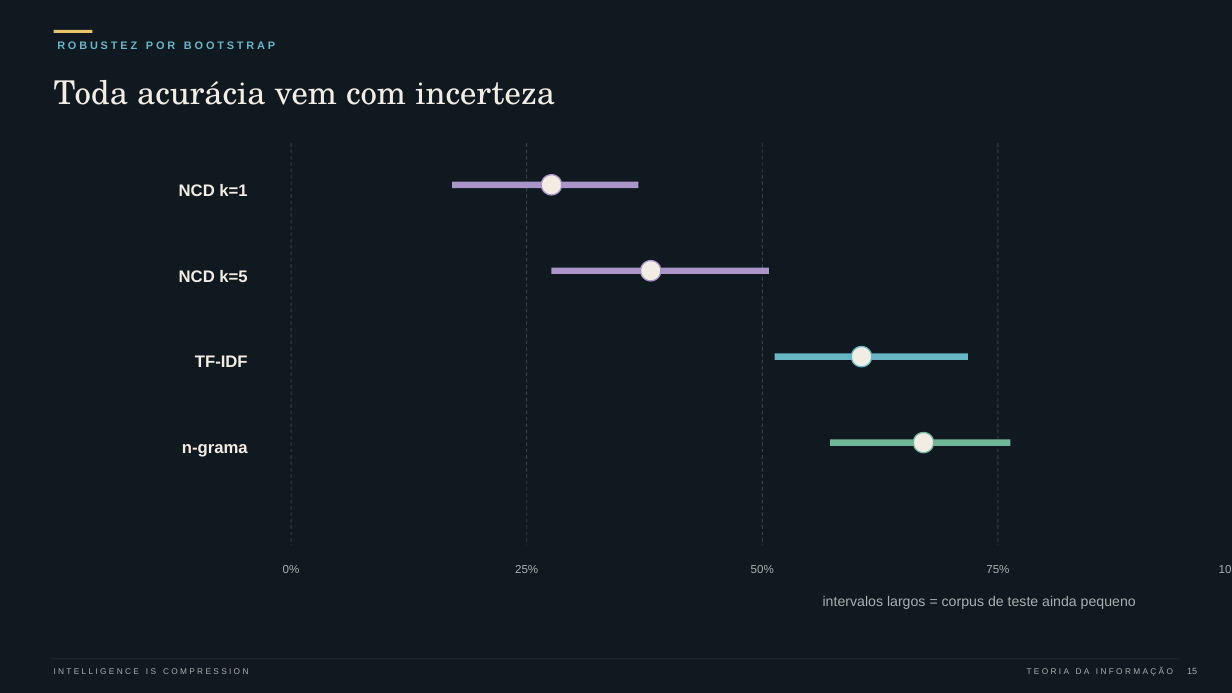
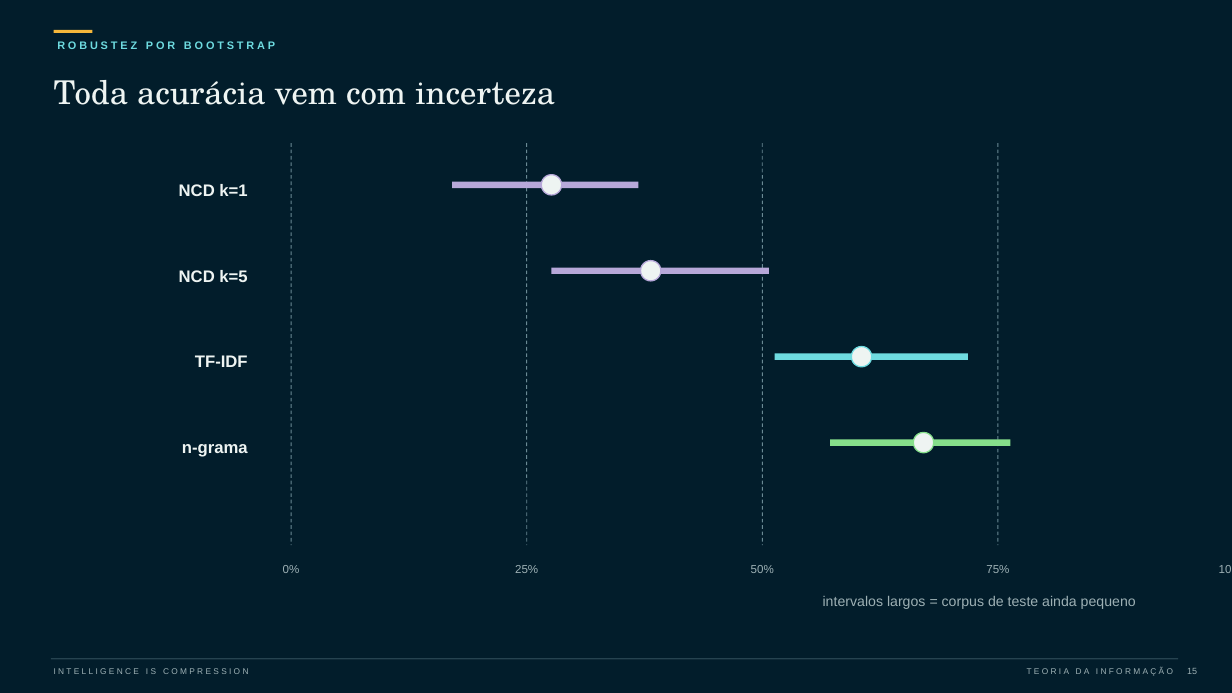
Before and after one commit to QueirozzMath/intelligence-is-compression, a slide deck: slide 15 of deliverables/intelligence_is_compression_20min.pptx. Drawn at 1232x693 pixels with LibreOffice and Linux fonts; fonts in the diff are those of the drawing. Boxes give left, top, right and bottom in pixels: in the first picture for what was removed or moved away, otherwise in the second. Text is boxed around its words. In the diff, an @@ line names an element or a change of style, - is before the commit and + after.

```diff
--- a/deliverables/intelligence_is_compression_20min.pptx
+++ b/deliverables/intelligence_is_compression_20min.pptx
@@ background #101820 to #021D2B @@
@@ line (54, 31) - (92, 31): stroke #E8C56A 2.4 pt to #F5B73B 2.4 pt @@
@@ text "ROBUSTEZ POR BOOTSTRAP" at bbox=[57, 41, 275, 49]: text colour #67B7C7 to #6EDBE0 @@
@@ line (291, 143) - (291, 545): stroke #31414A 0.7 pt dashed to #6A8A94 0.7 pt dashed @@
@@ line (527, 143) - (527, 545): stroke #31414A 0.7 pt dashed to #6A8A94 0.7 pt dashed @@
@@ line (762, 143) - (762, 545): stroke #31414A 0.7 pt dashed to #6A8A94 0.7 pt dashed @@
@@ line (998, 143) - (998, 545): stroke #31414A 0.7 pt dashed to #6A8A94 0.7 pt dashed @@
@@ ellipse at bbox=[542, 175, 562, 195]: fill #F2EDE3 to #EEF4F2; outline #A995C8 1 pt to #B7A8D9 1 pt @@
@@ line (452, 185) - (639, 185): stroke #A995C8 5 pt to #B7A8D9 5 pt @@
@@ ellipse at bbox=[640, 261, 661, 281]: fill #F2EDE3 to #EEF4F2; outline #A995C8 1 pt to #B7A8D9 1 pt @@
@@ line (552, 271) - (769, 271): stroke #A995C8 5 pt to #B7A8D9 5 pt @@
@@ line (775, 357) - (968, 357): stroke #67B7C7 5 pt to #6EDBE0 5 pt @@
@@ ellipse at bbox=[851, 347, 872, 367]: fill #F2EDE3 to #EEF4F2; outline #67B7C7 1 pt to #6EDBE0 1 pt @@
@@ text colour #F2EDE3 to #EEF4F2 in 5 elements at bbox=[54, 80, 555, 105], bbox=[179, 184, 247, 196], bbox=[179, 270, 247, 282], bbox=[195, 355, 248, 367], bbox=[182, 444, 248, 457] @@
@@ line (830, 443) - (1010, 443): stroke #72B69A 5 pt to #86DF8B 5 pt @@
@@ ellipse at bbox=[913, 433, 933, 453]: fill #F2EDE3 to #EEF4F2; outline #72B69A 1 pt to #86DF8B 1 pt @@
@@ line (51, 659) - (1178, 659): stroke #31414A 0.45 pt to #6A8A94 0.45 pt @@
```
Also in this commit, not shown: 17 other slides changed, 19 other files.
